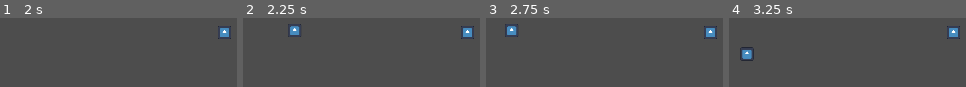
Above: before the commit, frames 1-4 (left to right).
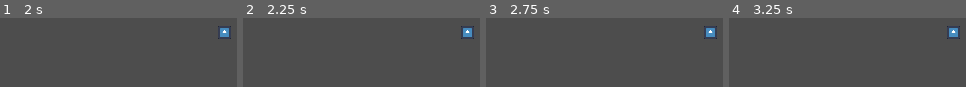
Above: after the commit, the same moments.

Repository: SIN-Studios/Greed
Game: Godot game, scene res://Scenes/Levels/test_level.tscn
Two runs of this game, one before a commit and one after it. Both use one fixed random seed, a clock stepped at 60 frames per second and the inputs below. The engine's default icon, where the game draws it, is replaced by a stand-in: a white triangle on a blue panel in a dark square.
Inputs (mouse positions are in pixels of both pictures, inside the frame that each line leads up to):
- Up to frame 1 (2 s): tap Enter at 0.5 s; move the mouse to (outside the picture) at 0.52 s; hold D (move_right) 0.53-1.28 s; hold E (interact) 0.53-1.28 s; tap Space at 1.25 s; move the mouse to (63, 55) at 1.27 s; hold S (move_backward) from 1.28 s (still down); click (63, 55) at 1.35 s
- Up to frame 2 (2.25 s): tap Enter at 2 s; move the mouse to (outside the picture) at 2.02 s; release S (move_backward) at 2.03 s; hold D (move_right) from 2.03 s (still down); hold E (interact) from 2.03 s (still down)
- Up to frame 3 (2.75 s): keep holding D (move_right); keep holding E (interact)
- Up to frame 4 (3.25 s): tap Space at 2.75 s; move the mouse to (outside the picture) at 2.77 s; release D (move_right) at 2.78 s; release E (interact) at 2.78 s; hold W (move_forward) from 2.78 s (still down); click (outside the picture) at 2.85 s

Frame 1 is identical in both runs. In frame 2, 0.6% of the frame differs, in the area x 18-25%, y 8-28%; in frame 3, 0.6%; in frame 4, 0.8%, in the area x 4-11%, y 42-63%.

Commit message:
enemies sawn constantly now

Diff:
--- a/Project/Scenes/Technical/enemy_spawner.tscn
+++ b/Project/Scenes/Technical/enemy_spawner.tscn
@@ -6,8 +6,7 @@
 script = ExtResource("1_cjqn1")
 
 [node name="Timer" type="Timer" parent="." unique_id=1952201968]
-wait_time = 2.0
-one_shot = true
+wait_time = 10.0
 autostart = true
 
 [connection signal="timeout" from="Timer" to="." method="_on_timer_timeout"]
